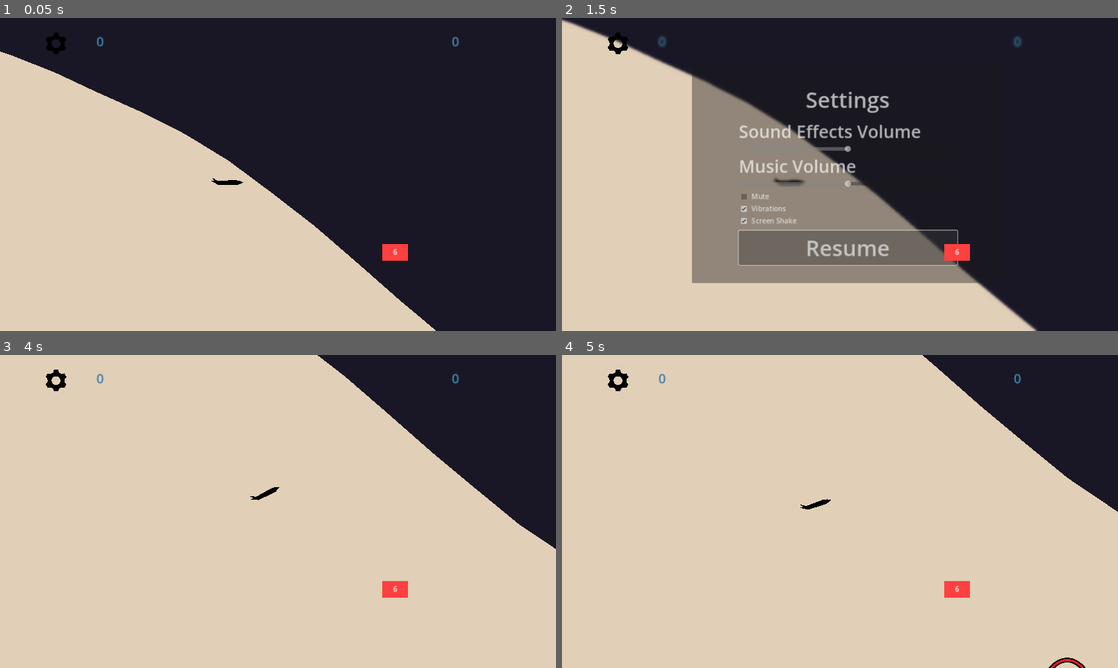
Above: before the commit, frames 1-4 (two rows, left to right).
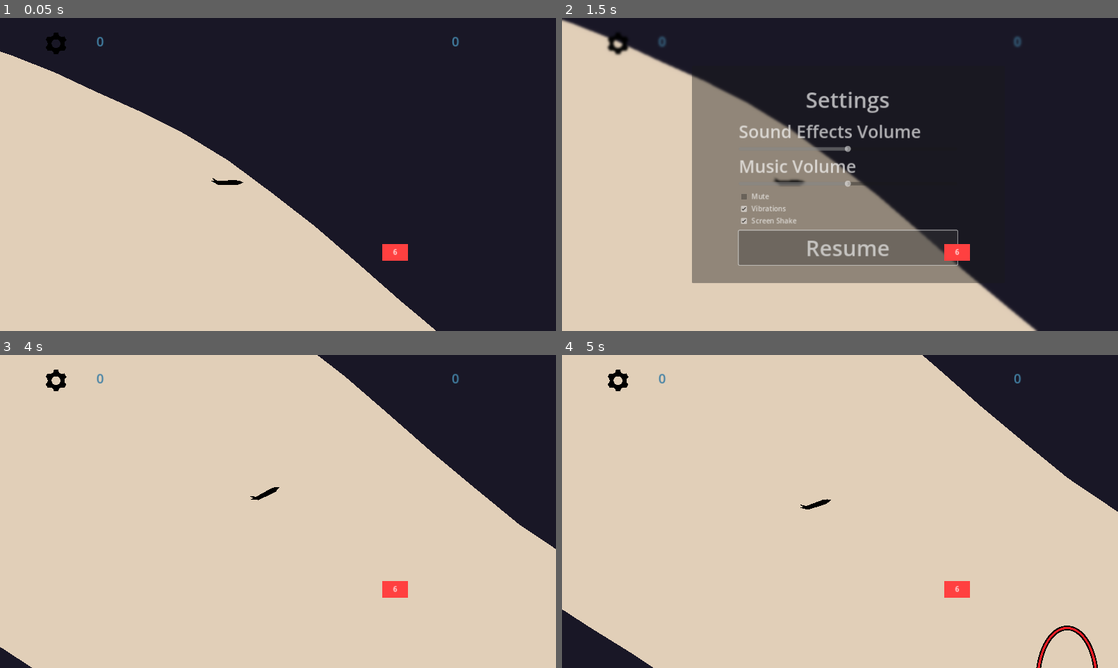
Above: after the commit, the same moments.

Repository: DvirKomlosh/glider
Game: Godot game, scene res://Scences/Main.tscn
Same seed, same stepped clock (60 frames per second), same inputs: the game is played once before the commit and once after it.
Inputs (mouse positions are in pixels of both pictures, inside the frame that each line leads up to):
- Up to frame 1 (0.05 s): no input
- Up to frame 2 (1.5 s): click (617, 43) at 0.5 s; click "Resume" at 1.25 s
- Up to frame 3 (4 s): move the mouse to (400, 495) at 2.02 s; click (400, 495) at 2.17 s; tap Space at 2.27 s; drag from (166, 527) to (494, 445) at 2.77 s; move the mouse to (333, 442) at 3.52 s; click (333, 442) at 3.67 s
- Up to frame 4 (5 s): drag from (812, 574) to (673, 464) at 4.27 s

Frame 1 is identical in both runs. In frame 2, 0.1% of the frame differs, in the area x 8-13%, y 6-12%; in frame 3, 0.2%; in frame 4, 2.0%, in the area x 0-97%, y 81-100%.

Commit message:
reviving works

Diff:
--- a/Scences/HeadsUpDisplay.tscn
+++ b/Scences/HeadsUpDisplay.tscn
@@ -1,6 +1,145 @@
-[gd_scene load_steps=2 format=3 uid="uid://dbjvyjhln6fb1"]
+[gd_scene load_steps=7 format=3 uid="uid://dbjvyjhln6fb1"]
 
 [ext_resource type="Script" path="res://Scripts/heads_up_display.gd" id="1_d5bej"]
+[ext_resource type="Texture2D" uid="uid://cmhrkgax64dtu" path="res://Assets/Art/cog_3.svg" id="2_pu3i4"]
+
+[sub_resource type="Animation" id="Animation_r3kk2"]
+resource_name = "hide_settings_button"
+length = 0.1
+tracks/0/type = "value"
+tracks/0/imported = false
+tracks/0/enabled = true
+tracks/0/path = NodePath(".:visible")
+tracks/0/interp = 1
+tracks/0/loop_wrap = true
+tracks/0/keys = {
+"times": PackedFloat32Array(0, 0.1),
+"transitions": PackedFloat32Array(1, 1),
+"update": 1,
+"values": [true, false]
+}
+tracks/1/type = "value"
+tracks/1/imported = false
+tracks/1/enabled = true
+tracks/1/path = NodePath(".:disabled")
+tracks/1/interp = 1
+tracks/1/loop_wrap = true
+tracks/1/keys = {
+"times": PackedFloat32Array(0, 0.1),
+"transitions": PackedFloat32Array(1, 1),
+"update": 1,
+"values": [false, true]
+}
+
+[sub_resource type="Animation" id="Animation_v3413"]
+length = 0.001
+tracks/0/type = "value"
+tracks/0/imported = false
+tracks/0/enabled = true
+tracks/0/path = NodePath(".:visible")
+tracks/0/interp = 1
+tracks/0/loop_wrap = true
+tracks/0/keys = {
+"times": PackedFloat32Array(0),
+"transitions": PackedFloat32Array(1),
+"update": 1,
+"values": [true]
+}
+tracks/1/type = "value"
+tracks/1/imported = false
+tracks/1/enabled = true
+tracks/1/path = NodePath(".:disabled")
+tracks/1/interp = 1
+tracks/1/loop_wrap = true
+tracks/1/keys = {
+"times": PackedFloat32Array(0),
+"transitions": PackedFloat32Array(1),
+"update": 1,
+"values": [false]
+}
+tracks/2/type = "value"
+tracks/2/imported = false
+tracks/2/enabled = true
+tracks/2/path = NodePath("../../../ReviveCountdownContainer/CountDown:text")
+tracks/2/interp = 1
+tracks/2/loop_wrap = true
+tracks/2/keys = {
+"times": PackedFloat32Array(0),
+"transitions": PackedFloat32Array(1),
+"update": 1,
+"values": [""]
+}
+tracks/3/type = "value"
+tracks/3/imported = false
+tracks/3/enabled = true
+tracks/3/path = NodePath("../../../ReviveCountdownContainer/CountDown:modulate")
+tracks/3/interp = 1
+tracks/3/loop_wrap = true
+tracks/3/keys = {
+"times": PackedFloat32Array(0),
+"transitions": PackedFloat32Array(1),
+"update": 0,
+"values": [Color(1, 1, 1, 1)]
+}
+tracks/4/type = "value"
+tracks/4/imported = false
+tracks/4/enabled = true
+tracks/4/path = NodePath("../../../ReviveCountdownContainer/CountDown:visible")
+tracks/4/interp = 1
+tracks/4/loop_wrap = true
+tracks/4/keys = {
+"times": PackedFloat32Array(0),
+"transitions": PackedFloat32Array(1),
+"update": 1,
+"values": [true]
+}
+
+[sub_resource type="Animation" id="Animation_k6xvw"]
+resource_name = "countdown"
+length = 3.0
+tracks/0/type = "value"
+tracks/0/imported = false
+tracks/0/enabled = true
+tracks/0/path = NodePath("../../../ReviveCountdownContainer/CountDown:text")
+tracks/0/interp = 1
+tracks/0/loop_wrap = true
+tracks/0/keys = {
+"times": PackedFloat32Array(0.01, 1, 2, 3),
+"transitions": PackedFloat32Array(1, 1, 1, 1),
+"update": 1,
+"values": ["3", "2", "1", ""]
+}
+tracks/1/type = "value"
+tracks/1/imported = false
+tracks/1/enabled = true
+tracks/1/path = NodePath("../../../ReviveCountdownContainer/CountDown:modulate")
+tracks/1/interp = 1
+tracks/1/loop_wrap = true
+tracks/1/keys = {
+"times": PackedFloat32Array(0, 0.933333, 1, 1.93333, 2, 2.93333),
+"transitions": PackedFloat32Array(1, 1, 1, 1, 1, 1),
+"update": 0,
+"values": [Color(0.583408, 0.19589, 1, 1), Color(0.256, 0.5056, 0.64, 0), Color(0.584314, 0.196078, 1, 1), Color(0.256, 0.5056, 0.64, 0), Color(0.584314, 0.196078, 1, 1), Color(0.254902, 0.505882, 0.639216, 0)]
+}
+tracks/2/type = "value"
+tracks/2/imported = false
+tracks/2/enabled = true
+tracks/2/path = NodePath("../../../ReviveCountdownContainer/CountDown:visible")
+tracks/2/interp = 1
+tracks/2/loop_wrap = true
+tracks/2/keys = {
+"times": PackedFloat32Array(0, 0.933333, 1, 1.93333, 2, 2.93333),
+"transitions": PackedFloat32Array(1, 1, 1, 1, 1, 1),
+"update": 1,
+"values": [true, false, true, false, true, false]
+}
+
+[sub_resource type="AnimationLibrary" id="AnimationLibrary_kelql"]
+_data = {
+"RESET": SubResource("Animation_v3413"),
+"countdown": SubResource("Animation_k6xvw"),
+"hide_settings_button": SubResource("Animation_r3kk2")
+}
 
 [node name="HeadsUpDisplay" type="Control"]
 process_priority = -1
@@ -14,6 +153,27 @@
 mouse_filter = 1
 script = ExtResource("1_d5bej")
 
+[node name="AnimationPlayer" type="AnimationPlayer" parent="."]
+process_mode = 3
+root_node = NodePath("../MarginContainer2/SettingsButtonContainer/SettingsButton")
+libraries = {
+"": SubResource("AnimationLibrary_kelql")
+}
+
+[node name="ReviveCountdownContainer" type="MarginContainer" parent="."]
+layout_mode = 1
+anchors_preset = 15
+anchor_right = 1.0
+anchor_bottom = 1.0
+grow_horizontal = 2
+grow_vertical = 2
+
+[node name="CountDown" type="Label" parent="ReviveCountdownContainer"]
+process_mode = 3
+layout_mode = 2
+size_flags_horizontal = 4
+theme_override_font_sizes/font_size = 400
+
 [node name="MarginContainer" type="MarginContainer" parent="."]
 layout_mode = 1
 anchors_preset = 10
@@ -40,3 +200,31 @@
 theme_override_colors/font_color = Color(0.258824, 0.505882, 0.643137, 1)
 theme_override_font_sizes/font_size = 30
 text = "0"
+
+[node name="MarginContainer2" type="MarginContainer" parent="."]
+layout_mode = 0
+offset_right = 158.0
+offset_bottom = 88.0
+theme_override_constants/margin_left = 100
+theme_override_constants/margin_top = 30
+
+[node name="SettingsButtonContainer" type="HBoxContainer" parent="MarginContainer2"]
+layout_mode = 2
+size_flags_horizontal = 0
+
+[node name="SettingsButton" type="Button" parent="MarginContainer2/SettingsButtonContainer"]
+custom_minimum_size = Vector2(50, 50)
+layout_mode = 2
+size_flags_horizontal = 4
+size_flags_vertical = 4
+theme_override_colors/font_outline_color = Color(0, 0, 0, 0)
+theme_override_colors/icon_normal_color = Color(0, 0, 0, 1)
+theme_override_colors/icon_focus_color = Color(0, 0, 0, 0.580392)
+theme_override_colors/icon_pressed_color = Color(0, 0, 0, 0.796078)
+theme_override_colors/icon_hover_color = Color(0, 0, 0, 0.784314)
+theme_override_colors/icon_hover_pressed_color = Color(0, 0, 0, 0.815686)
+theme_override_constants/icon_max_width = 50
+icon = ExtResource("2_pu3i4")
+flat = true
+
+[connection signal="pressed" from="MarginContainer2/SettingsButtonContainer/SettingsButton" to="." method="_on_settings_button_pressed"]
--- a/Scences/Main.tscn
+++ b/Scences/Main.tscn
@@ -10,7 +10,6 @@
 [ext_resource type="PackedScene" uid="uid://buwuuc2mnjioe" path="res://Scences/settings.tscn" id="4_gkwxg"]
 [ext_resource type="Script" path="res://Scripts/walls.gd" id="4_m5oe5"]
 [ext_resource type="Script" path="res://Scripts/glider_trail.gd" id="7_36mon"]
-[ext_resource type="Texture2D" uid="uid://cmhrkgax64dtu" path="res://Assets/Art/cog_3.svg" id="7_dpby8"]
 [ext_resource type="AudioStream" uid="uid://5h1iu0sxhkkc" path="res://Assets/Audio/Effects/sonic_boom.mp3" id="10_1iu5a"]
 [ext_resource type="AudioStream" uid="uid://bjymy274l1p3p" path="res://Assets/Music/Whispering Breeze.wav" id="11_ejmt8"]
 
@@ -75,34 +74,10 @@
 tracks/4/type = "value"
 tracks/4/imported = false
 tracks/4/enabled = true
-tracks/4/path = NodePath("CanvasLayer/MarginContainer/SettingsButtonContainer/SettingsButton:visible")
+tracks/4/path = NodePath("Music:volume_db")
 tracks/4/interp = 1
 tracks/4/loop_wrap = true
 tracks/4/keys = {
-"times": PackedFloat32Array(0),
-"transitions": PackedFloat32Array(1),
-"update": 0,
-"values": [true]
-}
-tracks/5/type = "value"
-tracks/5/imported = false
-tracks/5/enabled = true
-tracks/5/path = NodePath("CanvasLayer/MarginContainer/SettingsButtonContainer/SettingsButton:disabled")
-tracks/5/interp = 1
-tracks/5/loop_wrap = true
-tracks/5/keys = {
-"times": PackedFloat32Array(0),
-"transitions": PackedFloat32Array(1),
-"update": 0,
-"values": [false]
-}
-tracks/6/type = "value"
-tracks/6/imported = false
-tracks/6/enabled = true
-tracks/6/path = NodePath("Music:volume_db")
-tracks/6/interp = 1
-tracks/6/loop_wrap = true
-tracks/6/keys = {
 "times": PackedFloat32Array(0),
 "transitions": PackedFloat32Array(1),
 "update": 0,
@@ -162,77 +137,36 @@
 tracks/3/interp = 1
 tracks/3/loop_wrap = true
 tracks/3/keys = {
-"times": PackedFloat32Array(0, 1.5),
-"transitions": PackedFloat32Array(1, 1),
-"update": 0,
-"values": [true, false]
-}
-tracks/4/type = "value"
+"times": PackedFloat32Array(0, 0.0383208, 1.5),
+"transitions": PackedFloat32Array(1, 1, 1),
+"update": 0,
+"values": [true, true, false]
+}
+tracks/4/type = "method"
 tracks/4/imported = false
 tracks/4/enabled = true
-tracks/4/path = NodePath("CanvasLayer/MarginContainer/SettingsButtonContainer/SettingsButton:visible")
+tracks/4/path = NodePath(".")
 tracks/4/interp = 1
 tracks/4/loop_wrap = true
 tracks/4/keys = {
-"times": PackedFloat32Array(1.50987),
-"transitions": PackedFloat32Array(1),
-"update": 0,
-"values": [true]
-}
-tracks/5/type = "method"
+"times": PackedFloat32Array(0.00999999),
+"transitions": PackedFloat32Array(1),
+"values": [{
+"args": [600],
+"method": &"_vibrate_screen"
+}]
+}
+tracks/5/type = "value"
 tracks/5/imported = false
 tracks/5/enabled = true
-tracks/5/path = NodePath(".")
+tracks/5/path = NodePath("Music:volume_db")
 tracks/5/interp = 1
 tracks/5/loop_wrap = true
 tracks/5/keys = {
-"times": PackedFloat32Array(0.00999999),
-"transitions": PackedFloat32Array(1),
-"values": [{
-"args": [600],
-"method": &"_vibrate_screen"
-}]
-}
-tracks/6/type = "value"
-tracks/6/imported = false
-tracks/6/enabled = true
-tracks/6/path = NodePath("Music:volume_db")
-tracks/6/interp = 1
-tracks/6/loop_wrap = true
-tracks/6/keys = {
 "times": PackedFloat32Array(0, 1.47),
 "transitions": PackedFloat32Array(1, 1),
 "update": 0,
 "values": [-10.0, -20.0]
-}
-
-[sub_resource type="Animation" id="Animation_pubyg"]
-resource_name = "hide_settings_button"
-length = 0.1
-step = 0.0
-tracks/0/type = "value"
-tracks/0/imported = false
-tracks/0/enabled = true
-tracks/0/path = NodePath("CanvasLayer/MarginContainer/SettingsButtonContainer/SettingsButton:visible")
-tracks/0/interp = 1
-tracks/0/loop_wrap = true
-tracks/0/keys = {
-"times": PackedFloat32Array(0.0213518, 0.1),
-"transitions": PackedFloat32Array(1, 1),
-"update": 0,
-"values": [true, false]
-}
-tracks/1/type = "value"
-tracks/1/imported = false
-tracks/1/enabled = true
-tracks/1/path = NodePath("CanvasLayer/MarginContainer/SettingsButtonContainer/SettingsButton:disabled")
-tracks/1/interp = 1
-tracks/1/loop_wrap = true
-tracks/1/keys = {
-"times": PackedFloat32Array(0.00506036, 0.1),
-"transitions": PackedFloat32Array(1, 1),
-"update": 0,
-"values": [false, true]
 }
 
 [sub_resource type="Animation" id="Animation_lur6t"]
@@ -303,12 +237,28 @@
 "values": [true]
 }
 
+[sub_resource type="Animation" id="Animation_tdani"]
+resource_name = "revive"
+length = 3.0
+tracks/0/type = "value"
+tracks/0/imported = false
+tracks/0/enabled = true
+tracks/0/path = NodePath("Music:volume_db")
+tracks/0/interp = 1
+tracks/0/loop_wrap = true
+tracks/0/keys = {
+"times": PackedFloat32Array(0.266667, 0.7103),
+"transitions": PackedFloat32Array(1, 1),
+"update": 0,
+"values": [-10.0, -10.0]
+}
+
 [sub_resource type="AnimationLibrary" id="AnimationLibrary_o6ebp"]
 _data = {
 "RESET": SubResource("Animation_etpxp"),
 "death": SubResource("Animation_hkra6"),
-"hide_settings_button": SubResource("Animation_pubyg"),
-"in_hoop": SubResource("Animation_lur6t")
+"in_hoop": SubResource("Animation_lur6t"),
+"revive": SubResource("Animation_tdani")
 }
 
 [node name="Main" type="Node2D"]
@@ -334,31 +284,6 @@
 
 [node name="EndScreen" parent="CanvasLayer" instance=ExtResource("3_c6iph")]
 mouse_filter = 2
-
-[node name="MarginContainer" type="MarginContainer" parent="CanvasLayer"]
-offset_right = 158.0
-offset_bottom = 88.0
-theme_override_constants/margin_left = 100
-theme_override_constants/margin_top = 30
-
-[node name="SettingsButtonContainer" type="HBoxContainer" parent="CanvasLayer/MarginContainer"]
-layout_mode = 2
-size_flags_horizontal = 0
-
-[node name="SettingsButton" type="Button" parent="CanvasLayer/MarginContainer/SettingsButtonContainer"]
-custom_minimum_size = Vector2(50, 50)
-layout_mode = 2
-size_flags_horizontal = 4
-size_flags_vertical = 4
-theme_override_colors/font_outline_color = Color(0, 0, 0, 0)
-theme_override_colors/icon_normal_color = Color(0, 0, 0, 1)
-theme_override_colors/icon_focus_color = Color(0, 0, 0, 0.580392)
-theme_override_colors/icon_pressed_color = Color(0, 0, 0, 0.796078)
-theme_override_colors/icon_hover_color = Color(0, 0, 0, 0.784314)
-theme_override_colors/icon_hover_pressed_color = Color(0, 0, 0, 0.815686)
-theme_override_constants/icon_max_width = 50
-icon = ExtResource("7_dpby8")
-flat = true
 
 [node name="Environment" type="Node2D" parent="."]
 script = ExtResource("3_deydf")
@@ -391,18 +316,23 @@
 bus = &"Music"
 
 [node name="AnimationPlayer" type="AnimationPlayer" parent="."]
+process_mode = 3
+process_priority = 1
+process_physics_priority = 1
 libraries = {
 "": SubResource("AnimationLibrary_o6ebp")
 }
 
+[connection signal="add_trail" from="Glider" to="." method="update_glider_position"]
 [connection signal="add_trail" from="Glider" to="." method="_send_add_trail"]
-[connection signal="add_trail" from="Glider" to="." method="update_glider_position"]
 [connection signal="dead" from="Glider" to="." method="_set_game_over"]
+[connection signal="settings_button_pressed" from="CanvasLayer/HeadsUpDisplay" to="." method="_on_settings_button_pressed"]
 [connection signal="resume_game" from="CanvasLayer/settings" to="." method="_on_resume"]
 [connection signal="save_settings" from="CanvasLayer/settings" to="." method="save_settings"]
 [connection signal="update_settings" from="CanvasLayer/settings" to="." method="_on_update_settings"]
-[connection signal="pressed" from="CanvasLayer/MarginContainer/SettingsButtonContainer/SettingsButton" to="." method="_on_settings_button_pressed"]
+[connection signal="retry" from="CanvasLayer/EndScreen" to="." method="reload_state"]
 [connection signal="ready_to_set_glider_position" from="Environment" to="." method="_on_ready_to_set_glider_position"]
+[connection signal="save_state" from="Environment" to="." method="save_state"]
 [connection signal="wall_entred" from="Environment/Walls" to="Environment" method="on_wall_entred"]
 [connection signal="in_hoop" from="Environment/Rings" to="." method="_in_hoop"]
 [connection signal="out_hoop" from="Environment/Rings" to="." method="_out_hoop"]
--- a/Scences/glider.tscn
+++ b/Scences/glider.tscn
@@ -71,10 +71,10 @@
 tracks/0/interp = 1
 tracks/0/loop_wrap = true
 tracks/0/keys = {
-"times": PackedFloat32Array(0, 0.966667),
-"transitions": PackedFloat32Array(1, 1),
-"update": 1,
-"values": [true, false]
+"times": PackedFloat32Array(0, 0.01, 0.966667),
+"transitions": PackedFloat32Array(1, 1, 1),
+"update": 1,
+"values": [false, true, false]
 }
 tracks/1/type = "value"
 tracks/1/imported = false
@@ -107,10 +107,10 @@
 tracks/3/interp = 1
 tracks/3/loop_wrap = true
 tracks/3/keys = {
-"times": PackedFloat32Array(0, 0.2),
-"transitions": PackedFloat32Array(1, 1),
-"update": 1,
-"values": [true, false]
+"times": PackedFloat32Array(0, 0.01, 0.2),
+"transitions": PackedFloat32Array(1, 1, 1),
+"update": 1,
+"values": [false, true, false]
 }
 tracks/4/type = "value"
 tracks/4/imported = false
@@ -119,10 +119,10 @@
 tracks/4/interp = 1
 tracks/4/loop_wrap = true
 tracks/4/keys = {
-"times": PackedFloat32Array(0, 1),
-"transitions": PackedFloat32Array(1, 1),
-"update": 1,
-"values": [true, false]
+"times": PackedFloat32Array(0, 0.01, 1),
+"transitions": PackedFloat32Array(1, 1, 1),
+"update": 1,
+"values": [false, true, false]
 }
 tracks/5/type = "value"
 tracks/5/imported = false
@@ -131,10 +131,10 @@
 tracks/5/interp = 1
 tracks/5/loop_wrap = true
 tracks/5/keys = {
-"times": PackedFloat32Array(0, 0.2),
-"transitions": PackedFloat32Array(1, 1),
-"update": 1,
-"values": [true, false]
+"times": PackedFloat32Array(0, 0.01, 0.2),
+"transitions": PackedFloat32Array(1, 1, 1),
+"update": 1,
+"values": [false, true, false]
 }
 tracks/6/type = "value"
 tracks/6/imported = false
@@ -143,7 +143,7 @@
 tracks/6/interp = 1
 tracks/6/loop_wrap = true
 tracks/6/keys = {
-"times": PackedFloat32Array(0, 1.9),
+"times": PackedFloat32Array(0.01, 1.9),
 "transitions": PackedFloat32Array(1, 1),
 "update": 1,
 "values": [true, false]
--- a/Scripts/Main.gd
+++ b/Scripts/Main.gd
@@ -2,6 +2,9 @@
 
 var save_path = "user://scores.save"
 var settings_path = "user://settings.save"
+
+var saved_state: SavedState
+var commited_state: SavedState
 
 var settings
 var starting_glider_position
@@ -36,6 +39,38 @@
 
 var combo = 1
 var is_game_over = false
+
+func _get_current_state() -> SavedState:
+	return SavedState.new(glider.position, glider.velocity, glider.rotation, score, combo)
+
+func commit_state(state: SavedState) -> void:
+	commited_state = state
+
+func save_state() -> void:
+	commit_state(saved_state)
+	saved_state = _get_current_state()
+
+
+func reload_state() -> void:
+	is_game_over = false
+	glider.position = commited_state.position
+	glider.velocity = commited_state.velocity
+	glider.rotation = commited_state.rotation
+	score = commited_state.score
+	combo = commited_state.combo
+	glider.reset_state()
+	animation_player.play("RESET")
+
+	get_tree().paused = true
+	await heads_up_display.countdown()
+	get_tree().paused = false
+	var time_tween = create_tween()
+	time_tween.tween_property(Engine, "time_scale", 1, 2).from(0.5)
+	#time_tween.tween_property(Engine, "time_scale", 1, 10).from(0.8)
+
+
+
+
 
 
 func _load_score() -> void:
@@ -72,10 +107,12 @@
 
 
 func _set_game_over() -> void:
+	if is_game_over:
+		return
+	is_game_over = true
 	_save_score()
 	animation_player.play("death")
 	end_screen.set_scores(score, best_score, distance, best_distance)
-	is_game_over = true
 
 func _in_hoop() -> void:
 	if not is_game_over:
@@ -146,13 +183,10 @@
 
 
 func _on_settings_button_pressed() -> void:
-	animation_player.play("hide_settings_button")
-	await $AnimationPlayer.animation_finished
 	rings.unset_all_indicators()
-
 	settings_screen.open_settings()
 
 
 func _on_resume() -> void:
 	rings.set_all_indicators()
-	animation_player.play_backwards("hide_settings_button")
+	heads_up_display.show_settings_button()
--- /dev/null
+++ b/Scripts/SavedState.gd
@@ -0,0 +1,27 @@
+extends Resource
+class_name SavedState
+
+@export var position: Vector2
+@export var velocity: Vector2
+@export var rotation: float
+@export var score: int
+@export var combo: int
+
+
+func _init(
+	position: Vector2,
+	velocity: Vector2,
+	rotation: float,
+	score: int,
+	combo: int
+):
+	self.position = position
+	self.rotation = rotation
+	self.velocity = velocity
+	self.score = score
+	self.combo = combo
+
+func _to_string() -> String:
+	return "[SavedState: pos=%s, rot=%.2f, vel=%s, score=%d, combo=%d]" % [
+		position, rotation, velocity, score, combo
+	]
--- a/Scripts/end_screen.gd
+++ b/Scripts/end_screen.gd
@@ -1,4 +1,6 @@
 extends Control
+
+signal retry
 
 @onready var score_label = $PanelContainer/MarginContainer/VBoxContainer/HBoxContainer/VBoxContainer2/score
 @onready var best_score_label = $PanelContainer/MarginContainer/VBoxContainer/HBoxContainer/VBoxContainer2/best_score
@@ -11,6 +13,7 @@
 
 @onready var panel_container: PanelContainer = $PanelContainer
 
+var ad_seen = false
 
 func set_scores(score: int, best_score: int, distance: int, best_distance: int) -> void:
 	score_label.text = "score\n" + str(score)
@@ -18,9 +21,24 @@
 	distance_label.text = "distance\n" + str(distance)
 	best_distance_label.text = "best distance\n" + str(best_distance)
 
+func _can_show_ad() -> bool:
+	if ad_seen:
+		return false
+	return true
+
+func _suggest_ad() -> bool:
+	""" returns true if ad was watched fully """
+	ad_seen = true
+	return true
 
 func end() -> void:
 	get_tree().paused = true
+	if _can_show_ad():
+		if _suggest_ad():
+			print("saw ad, reseting!")
+			get_tree().paused = false
+			retry.emit()
+			return
 	animation_player.play("blur")
 	restart.disabled = false
 
--- a/Scripts/environment.gd
+++ b/Scripts/environment.gd
@@ -1,6 +1,6 @@
 extends Node2D
 
-
+signal save_state
 signal ready_to_set_glider_position(pos_x, pos_y)
 
 var MAX_RING_SIZE = 3.2
@@ -23,9 +23,10 @@
 var ring_distance_distance = 1000
 
 var y_values = Vector2(0, 10000)
-var x_value = -section_length * 2
+var x_value = -section_length * 4
 
 var difficulty_level = 0
+var PRE_EXISTING_WALLS = 9
 
 @onready var rings = $Rings
 @onready var walls = $Walls
@@ -48,7 +49,7 @@
 	noise_path.noise_type = FastNoiseLite.TYPE_PERLIN
 	noise_path.frequency = 0.03
 
-	for i in range(5):
+	for i in range(PRE_EXISTING_WALLS):
 		_generate_walls(x_value, y_values[0], y_values[1])
 
 		# Set the glider slightly below the celing, at the start
@@ -82,7 +83,8 @@
 func on_wall_entred() -> void:
 	_generate_walls(x_value, y_values[0], y_values[1])
 	walls.call_deferred("destroy_last")
-	rings.remove_rings(x_value - section_length * 5)
+	rings.remove_rings(x_value - section_length * PRE_EXISTING_WALLS)
+	save_state.emit()
 
 
 func _generate_walls(starting_x: float, y_down: float, y_up: float) -> void:
--- a/Scripts/glider.gd
+++ b/Scripts/glider.gd
@@ -136,14 +136,21 @@
 
 
 	var collided = move_and_slide()
-	if collided:
+	if collided and is_alive:
 		is_alive = false
-		dead.emit()
 		animation_player.play("Explode")
 		create_tween().tween_property(self, "velocity", Vector2(0,0),0.1)
+		dead.emit()
 
 
 	queue_redraw()
+
+func reset_state() -> void:
+	is_alive = true
+	animation_player.stop()
+	animation_player.seek(0.0, true)
+	glider_wanted_rotation = rotation
+
 
 func _draw() -> void:
 	'''
--- a/Scripts/heads_up_display.gd
+++ b/Scripts/heads_up_display.gd
@@ -3,6 +3,9 @@
 
 @onready var distance: Label = $MarginContainer/HBoxContainer/Distance
 @onready var score: Label = $MarginContainer/HBoxContainer/Score
+@onready var animation_player: AnimationPlayer = $AnimationPlayer
+
+signal settings_button_pressed
 
 func update_distance(new_distance: int) -> void:
 	distance.text = str(new_distance)
@@ -13,4 +16,14 @@
 
 
 func _on_settings_button_pressed() -> void:
-	pass
+	animation_player.play("hide_settings_button")
+	await animation_player.animation_finished
+	settings_button_pressed.emit()
+
+
+func show_settings_button() -> void:
+	animation_player.play_backwards("hide_settings_button")
+
+func countdown() -> void:
+	animation_player.play("countdown")
+	await animation_player.animation_finished
Not shown: 1 places in Scences/Main.tscn that only renumber resources
